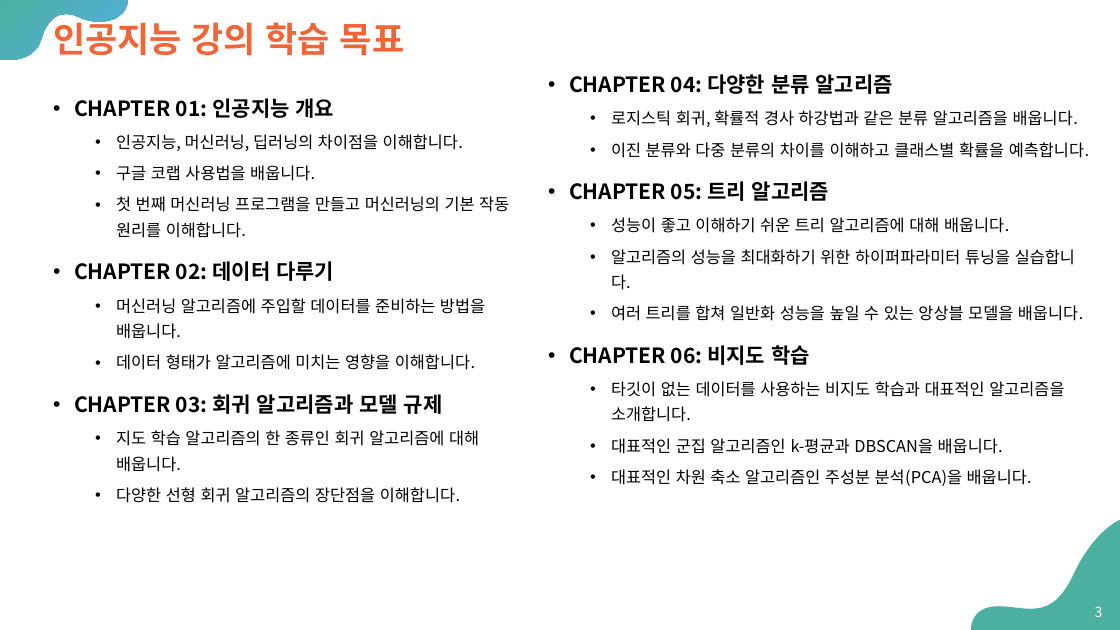
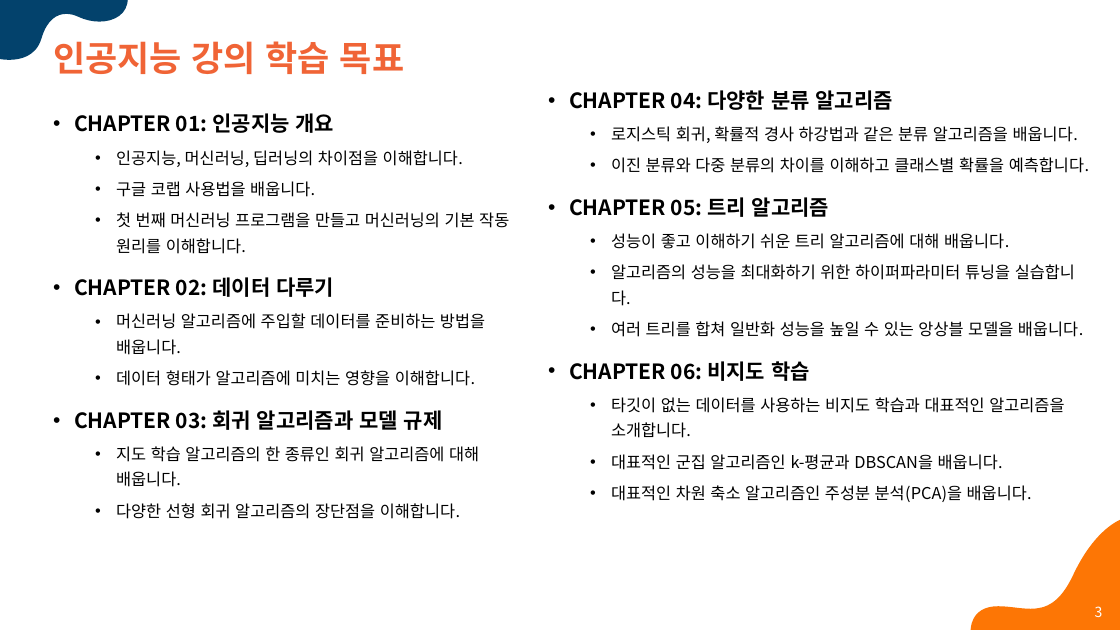
Before and after one commit to Sangdon-Park/Sangdon-Park.github.io, a slide deck: slide 3 of data/인공지능/00-preview.pptx. Drawn at 1120x630 pixels with LibreOffice and Linux fonts; fonts in the diff are those of the drawing; background and template pictures are left out. Boxes give left, top, right and bottom in pixels: in the first picture for what was removed or moved away, otherwise in the second. Text is boxed around its words. In the diff, an @@ line names an element or a change of style, - is before the commit and + after.

```diff
--- a/data/인공지능/00-preview.pptx
+++ b/data/인공지능/00-preview.pptx
@@ freeform shape at (0,0,128,60): fill gradient #4BB0A0 to #52AEE1 to #03426C @@
@@ title "인공지능 강의 학습 목표" rewrapped from (53,16,404,55) to (53,41,404,74) @@
@@ text "CHAPTER 04: 다양한 분류 알고리즘": place and size @@
-text "CHAPTER 04: 다양한 분류 알고리즘" at (569,74,1089,486)
+text "CHAPTER 04: 다양한 분류 알고리즘" at (569,90,1089,502)
@@ text "CHAPTER 01: 인공지능 개요": place and size @@
-text "CHAPTER 01: 인공지능 개요" at (74,98,509,503)
+text "CHAPTER 01: 인공지능 개요" at (74,113,509,519)
@@ freeform shape at (970,519,1120,630): fill #4BB0A0 to #FD7605 @@
```
Also in this commit, not shown: 6 other slides changed, 26 other files.
